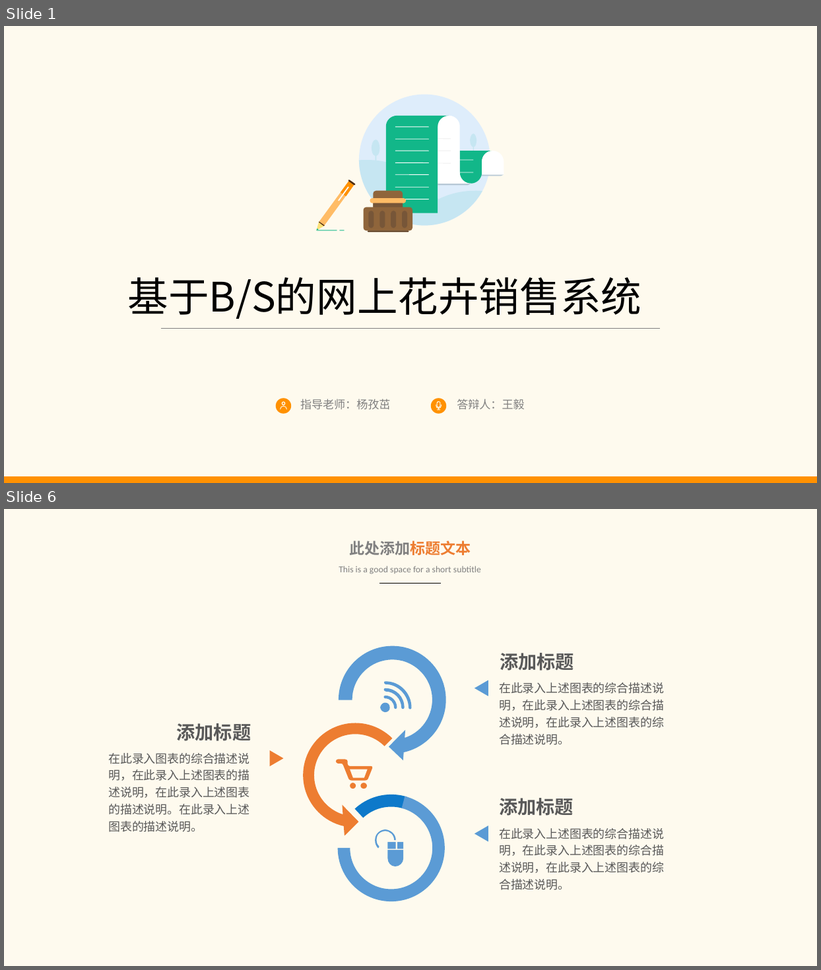
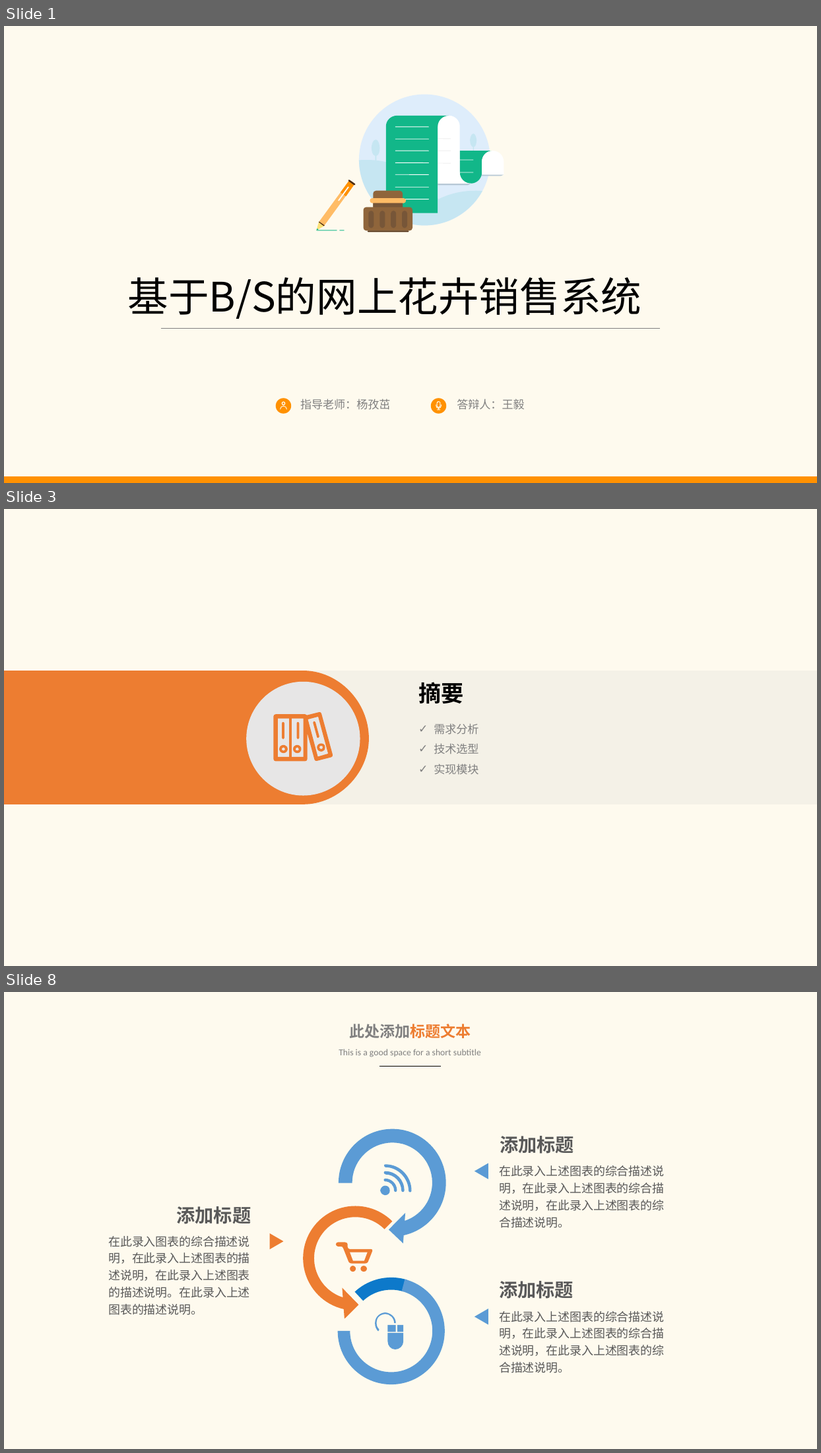
Before and after one commit to king1314okok/littlejsDesign, a slide deck: littleJS/论文/021115213 王毅 答辩PPT.pptx. Shown one above the other, each under a label of ours: slides 1 and 6 before the commit, slides 1, 3 and 8 after it; the slides between them are not shown. The pictures are 821x970 and 821x1453 pixels, drawn with LibreOffice and Linux fonts; fonts in the diff are those of the drawing. Boxes give left, top, right and bottom in pixels: in the first picture for what was removed or moved away, otherwise in the second. Text is boxed around its words. In the diff, an @@ line names an element or a change of style, - is before the commit and + after.

Commit message:
修改论文分项格式，ppt完成摘要部分

```diff
--- a/littleJS/论文/021115213 王毅 答辩PPT.pptx
+++ b/littleJS/论文/021115213 王毅 答辩PPT.pptx
@@ slide 3 added at bbox=[4, 509, 817, 966], background #FEFAEE @@
@@ freeform shape added at bbox=[4, 671, 369, 805], fill #ED7D31 @@
@@ rectangle added at bbox=[152, 671, 817, 805], fill #D0CECE at 20% opacity @@
@@ ellipse added at bbox=[246, 682, 360, 796], fill #E7E6E6 @@
@@ text added at bbox=[418, 682, 463, 704], 20 pt, text #000000, bold @@
+摘要
@@ freeform shape added at bbox=[274, 712, 333, 762], fill #ED7D31 @@
@@ text added at bbox=[434, 723, 479, 774], 10 pt, text #808080 @@
+✓ 需求分析
+✓ 技术选型
+✓ 实现模块
@@ what was slide 6 is now slide 8 @@
```
Also in this commit, not shown: 3 slides changed, 3 other slides added, 2 slides removed, 1 other file.
